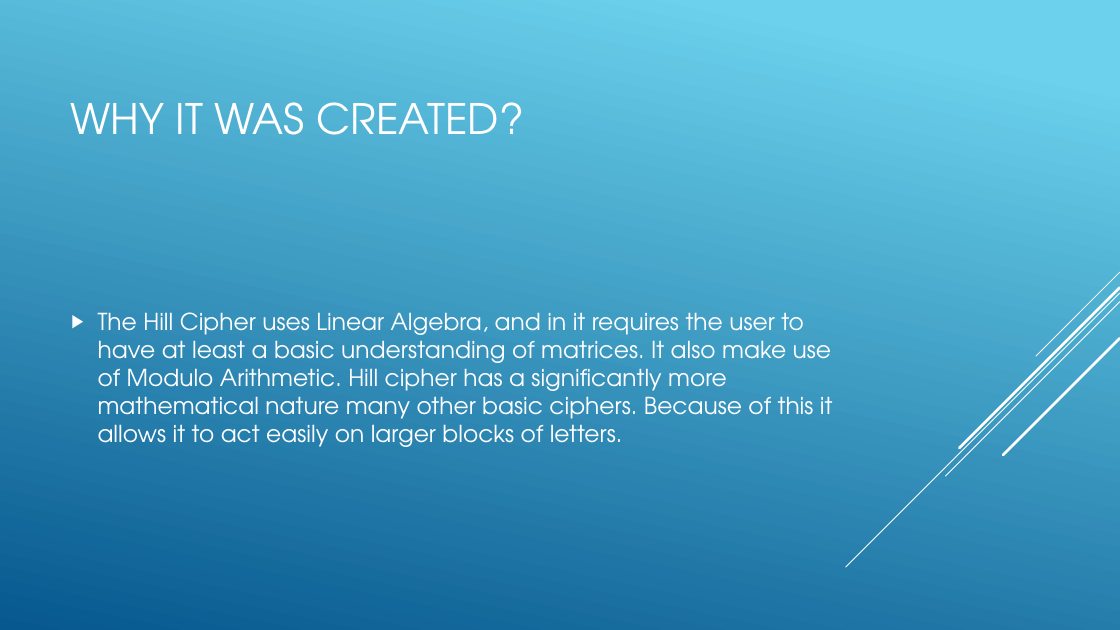
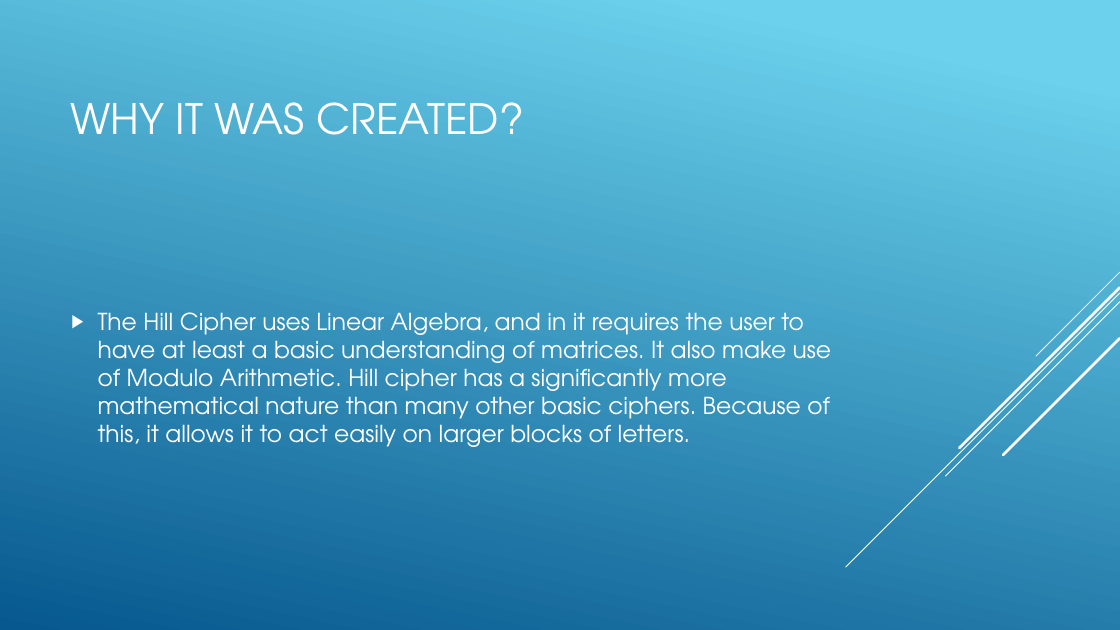
Before and after one commit to TheJonBovi/Hill-Cipher, a slide deck: slide 5 of CST407FinalPP.pptx. Drawn at 1120x630 pixels with LibreOffice and Linux fonts; fonts in the diff are those of the drawing. Boxes give left, top, right and bottom in pixels: in the first picture for what was removed or moved away, otherwise in the second. Text is boxed around its words. In the diff, an @@ line names an element or a change of style, - is before the commit and + after.

Commit message:
minor update
PPT updated with minor grammar fix
project flow improved

```diff
--- a/CST407FinalPP.pptx
+++ b/CST407FinalPP.pptx
@@ text at (x1=98, y1=312, x2=831, y2=447): text changed @@
-▶ The Hill Cipher uses Linear Algebra, and in it requires the user to have at least a basic understanding of matrices. It also make use of Modulo Arithmetic. Hill cipher has a significantly more mathematical nature many other basic ciphers. Because of this it allows it to act easily on larger blocks of letters.
+▶ The Hill Cipher uses Linear Algebra, and in it requires the user to have at least a basic understanding of matrices. It also make use of Modulo Arithmetic. Hill cipher has a significantly more mathematical nature than many other basic ciphers. Because of this, it allows it to act easily on larger blocks of letters.
```
Also in this commit, not shown: 1 other file.
